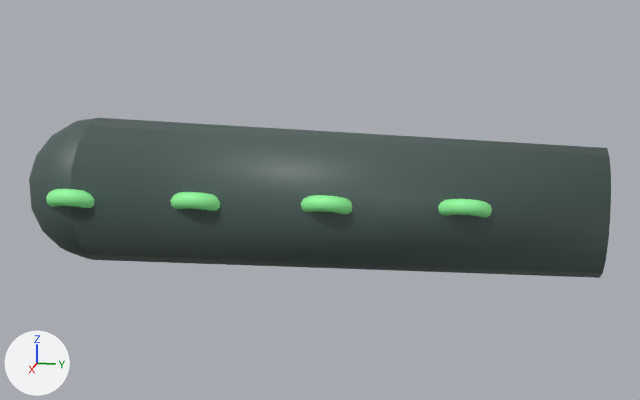
The glTF model godot/assets/models/creatures/kraken/seg5.glb as it was, and as the next commit left it.
Both versions are drawn from a camera (50 mm lens) standing at (1.43, 0.679, 0.356) and looking at (0.003, 0.393, -0.001). Lighting does not change. The marker at lower left points along +X, +Y and +Z. The picture after the commit comes second. Vertices at exactly the same position are counted once.

Script lines for the objects in view, before the commit:
```python
me_sucker = bpy.data.meshes.new('sucker')
me_sucker.from_pydata(...)  # 2560 vertices, 5120 faces; spans x -0.048..0.145, y -0.051..0.682, z -0.029..0.04
me_sucker.materials.append(mat_sucker)  # green #95ffa0
me_tentacle = bpy.data.meshes.new('tentacle')
me_tentacle.from_pydata(...)  # an 18-sided cut cone along y (radius 0.127 at the low end, 0.104 at the high end) spanning x -0.125..0.125, y 0.0..0.85, z -0.127..0.127; a UV sphere (18 segments, 9 rings, poles along z) spanning x -0.123..0.123, y -0.125..0.125, z -0.127..0.127
me_tentacle.materials.append(mat_tentacle)  # greyish cyan #4b5d59
ob_sucker = bpy.data.objects.new('sucker', me_sucker)
ob_sucker.location = (0.0, 0.0, 0.0)
ob_tentacle = bpy.data.objects.new('tentacle', me_tentacle)
ob_tentacle.location = (0.0, 0.0, 0.0)
```
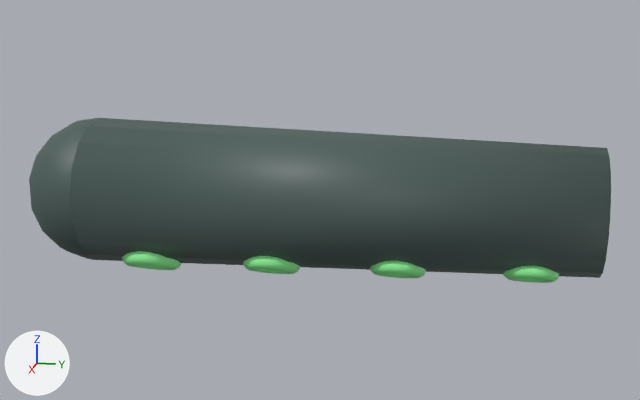
Boxes (x1, y1, x2, y2) around the edits, measured in the pictures (640 x 400 px):
```json
{"object": "sucker", "change": "moved", "before": [46, 189, 492, 218], "after": [122, 251, 559, 283]}
```

Edits to the scene script, one JSON object a line:
```json
{"block": "me_sucker", "where": "# used by ob_sucker; location = (0.0, 0.0, 0.0)"}
{"op": "remove", "block": "me_sucker", "code": "me_sucker.from_pydata(...)  # 2560 vertices, 5120 faces; spans x -0.048..0.145, y -0.051..0.682, z -0.029..0.04"}
{"op": "add", "block": "me_sucker", "code": "me_sucker.from_pydata(...)  # 2560 vertices, 5120 faces; spans x -0.097..0.097, y 0.055..0.788, z -0.139..-0.069"}
{"block": "me_sucker", "change": "me_sucker part 1: the whole mesh is moved by (-0.049, 0.106, -0.11)"}
```
